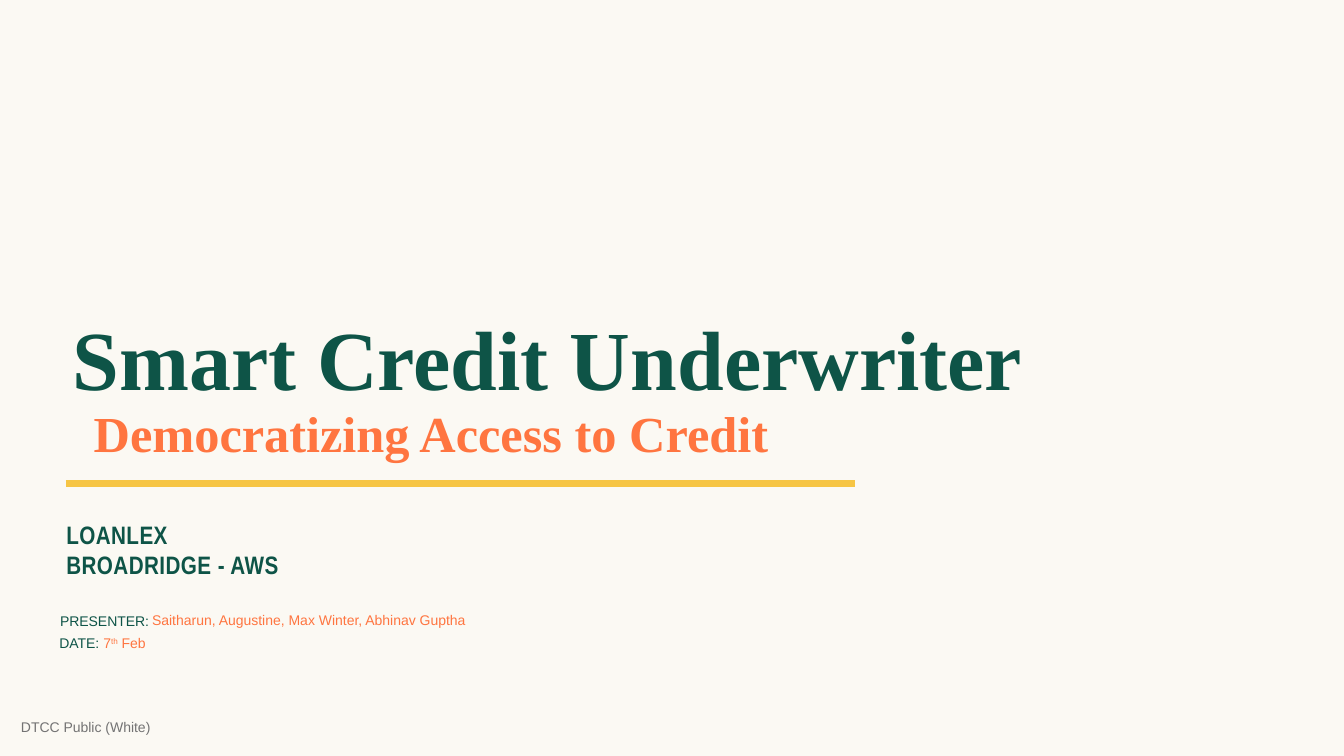
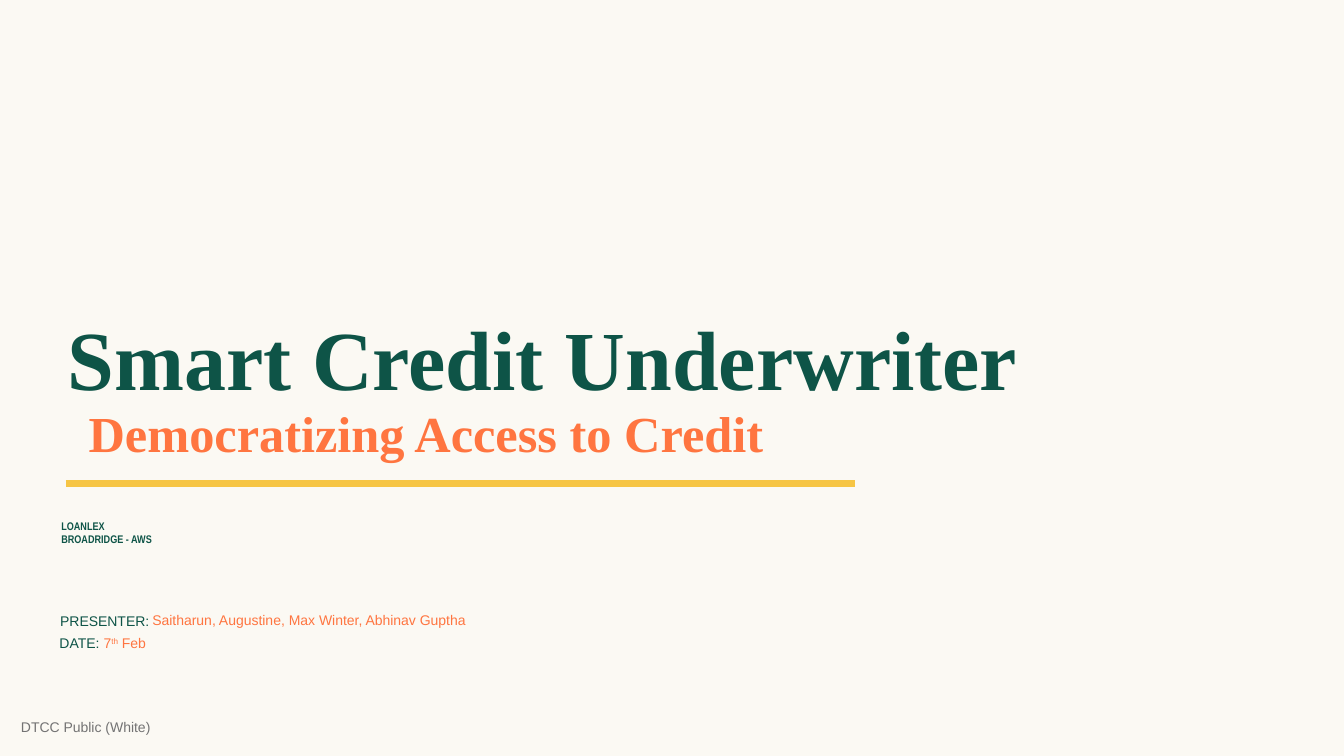
Before and after one commit to finos-labs/dtcch-2025-broadridge-aws, a slide deck: slide 1 of deck/BR-AWS_DTCC AI Hackathon.pptx. Drawn at 1344x756 pixels with LibreOffice and Linux fonts; fonts in the diff are those of the drawing. Boxes give left, top, right and bottom in pixels: in the first picture for what was removed or moved away, otherwise in the second. Text is boxed around its words. In the diff, an @@ line names an element or a change of style, - is before the commit and + after.

```diff
--- a/deck/BR-AWS_DTCC AI Hackathon.pptx
+++ b/deck/BR-AWS_DTCC AI Hackathon.pptx
@@ title "Smart Credit Underwriter Democratizing Access ..." at [67, 331, 1017, 462]: less space between paragraphs @@
@@ subtitle "LOANLEX BROADRIDGE - AWS" at [61, 522, 152, 543]: size 18 to 7.9 pt, letter spacing 0.3 to 0 pt; less space between paragraphs @@
```
Also in this commit, not shown: 9 other slides changed, 2 slides added.
